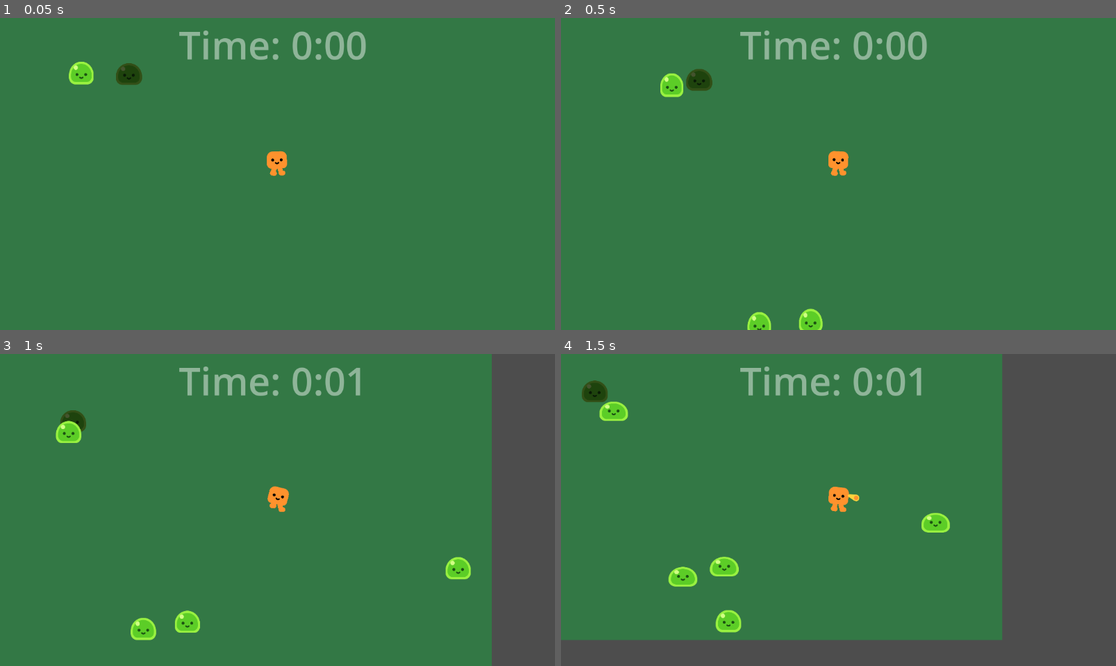
Above: before the commit, frames 1-4 (two rows, left to right).
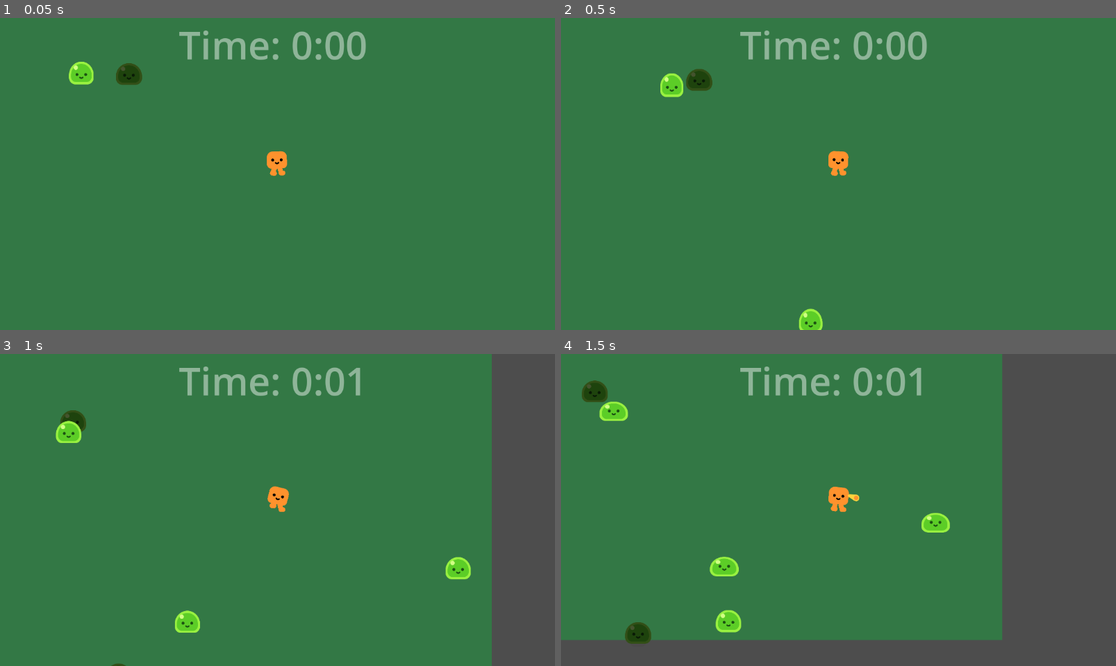
Above: after the commit, the same moments.

Repository: Nalmeder/idleshmup
Game: Godot game, scene res://idleschmup_game.tscn
Same seed, same stepped clock (60 frames per second), same inputs: the game is played once before the commit and once after it.
Inputs:
- Up to frame 1 (0.05 s): no input
- Up to frame 2 (0.5 s): no input
- Up to frame 3 (1 s): hold Right (right) from 0.53 s (still down)
- Up to frame 4 (1.5 s): release Right (right) at 1.28 s; hold Down (down) from 1.28 s (still down)

Frame 1 is identical in both runs. In frame 2, 0.2% of the frame differs, in the area x 33-38%, y 94-100%; in frame 3, 0.3%; in frame 4, 0.6%, in the area x 11-25%, y 68-93%.

Commit message:
added timer for immortal slime death, and ensured new immortal slimes have correct animation (no animation)

Diff:
--- /dev/null
+++ b/characters/slime/Death_Timer.gd
@@ -0,0 +1,4 @@
+extends "res://Modified_Timer.gd"
+
+func _on_timeout():
+	get_parent().queue_free()
--- a/characters/slime/Green_Slime.gd
+++ b/characters/slime/Green_Slime.gd
@@ -3,10 +3,12 @@
 @onready var player = get_node("../Player")
 @export var instance_module = Color(1.0 , 1.0, 1.0)
 @export var SPEED = 300
+@export var Enemy_Type : String = "Green_Slime"
+
 
 func _ready():
 	modulate = instance_module
-	if name != 'immortal_slime':  # checking name of node
+	if Enemy_Type.to_upper() != 'IMMORTAL_SLIME':  # checking name of node
 		get_node("Slime").play_walk()
 
 func _physics_process(delta):
--- a/characters/slime/immortal_slime.tscn
+++ b/characters/slime/immortal_slime.tscn
@@ -1,8 +1,9 @@
-[gd_scene load_steps=5 format=3 uid="uid://dm7x5034kn7wb"]
+[gd_scene load_steps=6 format=3 uid="uid://dm7x5034kn7wb"]
 
 [ext_resource type="Script" path="res://characters/slime/Green_Slime.gd" id="1_6klls"]
 [ext_resource type="PackedScene" uid="uid://ogik4s70pgwl" path="res://characters/slime/slime.tscn" id="2_1w50o"]
 [ext_resource type="PackedScene" uid="uid://dddqyntjff3cp" path="res://components/damage_component.tscn" id="3_26kjp"]
+[ext_resource type="Script" path="res://characters/slime/Death_Timer.gd" id="4_05hh4"]
 
 [sub_resource type="CapsuleShape2D" id="CapsuleShape2D_d6ntg"]
 radius = 43.0
@@ -26,3 +27,8 @@
 
 [node name="damage_component" parent="." instance=ExtResource("3_26kjp")]
 contact_damage = 20
+
+[node name="Death_Timer" type="Timer" parent="."]
+wait_time = 15.0
+autostart = true
+script = ExtResource("4_05hh4")
--- a/game_controller.gd
+++ b/game_controller.gd
@@ -7,12 +7,14 @@
 
 func _ready():
 	spawn_mob(GREEN_SLIME)
-	spawn_mob(GREEN_SLIME)
+	spawn_mob(IMMORTAL_SLIME)
 
 func spawn_mob(mob):
 	var new_mob = mob.instantiate()
 	%Spawn_Path.progress_ratio = randf()
 	new_mob.global_position = %Spawn_Path.global_position
+	new_mob.Enemy_Type = str(new_mob).split(":")[0]
+	print(new_mob.Enemy_Type)
 	add_child(new_mob)
 
 
--- a/idleschmup_game.tscn
+++ b/idleschmup_game.tscn
@@ -44,6 +44,7 @@
 
 [node name="immortal_slime" parent="." instance=ExtResource("4_feq3o")]
 position = Vector2(524, 245)
+Enemy_Type = "IMMORTAL_SLIME"
 
 [node name="Green_Slime" parent="." instance=ExtResource("2_m4g0g")]
 position = Vector2(317, 242)
